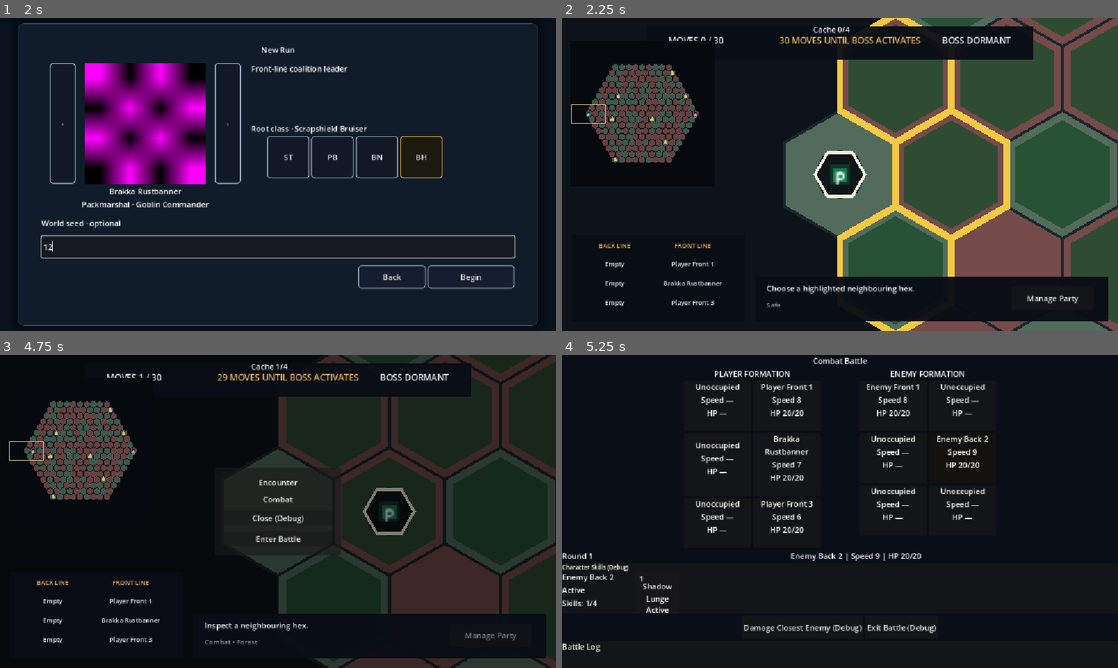
Above: before the commit, frames 1-4 (two rows, left to right).
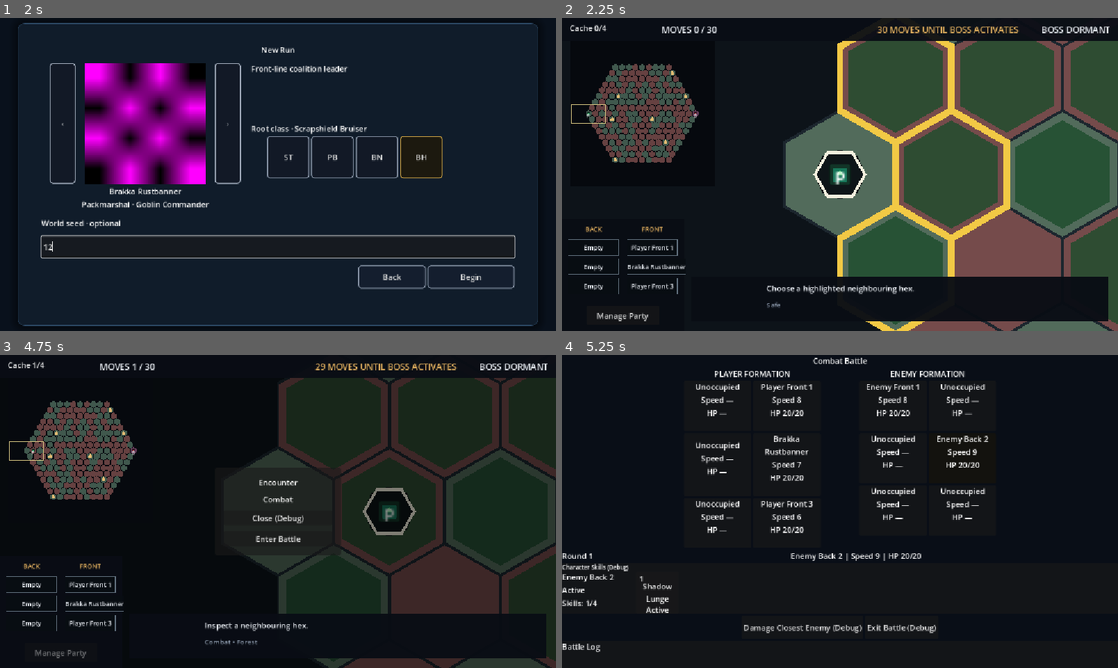
Above: after the commit, the same moments.

Repository: Poostaq/two-dimensional-experiment
Game: Godot game, scene res://Scenes/world_run_start.tscn
The game is run twice, just before and just after one commit, with the same random seed, the same clock (stepped at 60 frames per second) and the same inputs. The engine's default icon, where the game draws it, is replaced by a stand-in: a white triangle on a blue panel in a dark square.
Inputs (mouse positions are in pixels of both pictures, inside the frame that each line leads up to):
- Up to frame 1 (2 s): click "START NEW RUN" at 0.5 s; click (278, 246) at 1.27 s; type "12" at 1.35 s
- Up to frame 2 (2.25 s): click "Begin" at 2 s
- Up to frame 3 (4.75 s): click "Manage Party" at 2.75 s; click "Return to Map" at 3.5 s; tap Enter at 4.25, 4.35 s; move the mouse to (400, 495) at 4.27 s; hold Right from 4.28 s (still down); click (400, 495) at 4.42 s; tap Space at 4.52 s
- Up to frame 4 (5.25 s): release Right at 5 s; click "Enter Battle" at 5 s

Frame 1 is identical in both runs. In frame 2, 6.3% of the frame differs, in the area x 1-100%, y 0-97%; in frame 3, 6.1%; in frame 4, nothing differs.

Commit message:
feat: refresh world map HUD layout

Diff:
--- a/Scenes/world_map_hud.tscn
+++ b/Scenes/world_map_hud.tscn
@@ -1,6 +1,54 @@
 [gd_scene format=3 uid="uid://cs1abrmsf7038"]
 
 [ext_resource type="Script" uid="uid://bafv0exjvtm8l" path="res://Scripts/UI/world_map_hud.gd" id="1_i3n5l"]
+
+[sub_resource type="StyleBoxFlat" id="StyleBoxFlat_i3n5l"]
+bg_color = Color(0.03, 0.05, 0.07, 0.9)
+border_width_left = 1
+border_width_top = 1
+border_width_right = 1
+border_width_bottom = 1
+border_color = Color(0.38, 0.44, 0.49, 1)
+
+[sub_resource type="StyleBoxFlat" id="StyleBoxFlat_8iwto"]
+bg_color = Color(0.03, 0.05, 0.07, 0.9)
+border_width_left = 1
+border_width_top = 1
+border_width_right = 1
+border_width_bottom = 1
+border_color = Color(0.38, 0.44, 0.49, 1)
+
+[sub_resource type="StyleBoxFlat" id="StyleBoxFlat_m3217"]
+bg_color = Color(0.03, 0.05, 0.07, 0.9)
+border_width_left = 1
+border_width_top = 1
+border_width_right = 1
+border_width_bottom = 1
+border_color = Color(0.38, 0.44, 0.49, 1)
+
+[sub_resource type="StyleBoxFlat" id="StyleBoxFlat_judgv"]
+bg_color = Color(0.03, 0.05, 0.07, 0.9)
+border_width_left = 1
+border_width_top = 1
+border_width_right = 1
+border_width_bottom = 1
+border_color = Color(0.38, 0.44, 0.49, 1)
+
+[sub_resource type="StyleBoxFlat" id="StyleBoxFlat_5c2tc"]
+bg_color = Color(0.03, 0.05, 0.07, 0.9)
+border_width_left = 1
+border_width_top = 1
+border_width_right = 1
+border_width_bottom = 1
+border_color = Color(0.38, 0.44, 0.49, 1)
+
+[sub_resource type="StyleBoxFlat" id="StyleBoxFlat_b32lb"]
+bg_color = Color(0.03, 0.05, 0.07, 0.9)
+border_width_left = 1
+border_width_top = 1
+border_width_right = 1
+border_width_bottom = 1
+border_color = Color(0.38, 0.44, 0.49, 1)
 
 [node name="WorldMapHud" type="Control" unique_id=1281155808]
 custom_minimum_size = Vector2(1152, 648)
@@ -13,20 +61,18 @@
 
 [node name="TopBar" type="ColorRect" parent="." unique_id=1845964855]
 layout_mode = 0
-offset_left = 176.0
-offset_top = 16.0
-offset_right = 976.0
-offset_bottom = 86.0
+anchor_right = 1.0
+offset_bottom = 48.0
 mouse_filter = 2
 color = Color(0.035, 0.05, 0.08, 0.94)
 
 [node name="MoveCountLabel" type="Label" parent="." unique_id=1394513421]
 unique_name_in_owner = true
 layout_mode = 0
-offset_left = 220.0
-offset_top = 30.0
-offset_right = 440.0
-offset_bottom = 62.0
+offset_left = 206.0
+offset_top = 8.0
+offset_right = 406.0
+offset_bottom = 40.0
 theme_override_colors/font_color = Color(0.92941177, 0.94509804, 0.96862745, 1)
 theme_override_font_sizes/font_size = 18
 text = "MOVES 0 / 30"
@@ -35,10 +81,12 @@
 [node name="RemainingLabel" type="Label" parent="." unique_id=1216186221]
 unique_name_in_owner = true
 layout_mode = 0
-offset_left = 450.0
-offset_top = 30.0
-offset_right = 730.0
-offset_bottom = 62.0
+anchor_left = 1.0
+anchor_right = 1.0
+offset_left = -499.0
+offset_top = 8.0
+offset_right = -206.0
+offset_bottom = 40.0
 theme_override_colors/font_color = Color(0.89411765, 0.69411767, 0.37254903, 1)
 theme_override_font_sizes/font_size = 18
 text = "30 MOVES UNTIL BOSS ACTIVATES"
@@ -48,10 +96,12 @@
 [node name="BossStateLabel" type="Label" parent="." unique_id=359263425]
 unique_name_in_owner = true
 layout_mode = 0
-offset_left = 750.0
-offset_top = 30.0
-offset_right = 930.0
-offset_bottom = 62.0
+anchor_left = 1.0
+anchor_right = 1.0
+offset_left = -196.0
+offset_top = 8.0
+offset_right = -16.0
+offset_bottom = 40.0
 theme_override_colors/font_color = Color(0.92941177, 0.94509804, 0.96862745, 1)
 theme_override_font_sizes/font_size = 18
 text = "BOSS DORMANT"
@@ -60,118 +110,133 @@
 
 [node name="FormationPanel" type="ColorRect" parent="." unique_id=701097960]
 layout_mode = 0
-offset_left = 20.0
-offset_top = 450.0
-offset_right = 380.0
-offset_bottom = 628.0
+anchor_top = 1.0
+anchor_bottom = 1.0
+offset_top = -232.0
+offset_right = 252.0
 mouse_filter = 2
 color = Color(0.035, 0.05, 0.08, 0.96)
 
-[node name="BackLineLabel" type="Label" parent="." unique_id=303085498]
-unique_name_in_owner = true
-layout_mode = 0
-offset_left = 38.0
-offset_top = 462.0
-offset_right = 180.0
-offset_bottom = 486.0
+[node name="BackLineLabel" type="Label" parent="FormationPanel" unique_id=303085498]
+unique_name_in_owner = true
+layout_mode = 0
+offset_left = 12.0
+offset_top = 12.0
+offset_right = 118.0
+offset_bottom = 36.0
 theme_override_colors/font_color = Color(0.89411765, 0.69411767, 0.37254903, 1)
 theme_override_font_sizes/font_size = 13
-text = "BACK LINE"
-horizontal_alignment = 1
-
-[node name="FrontLineLabel" type="Label" parent="." unique_id=1230947819]
-unique_name_in_owner = true
-layout_mode = 0
-offset_left = 200.0
-offset_top = 462.0
-offset_right = 342.0
-offset_bottom = 486.0
+text = "BACK"
+horizontal_alignment = 1
+
+[node name="FrontLineLabel" type="Label" parent="FormationPanel" unique_id=1230947819]
+unique_name_in_owner = true
+layout_mode = 0
+offset_left = 134.0
+offset_top = 12.0
+offset_right = 240.0
+offset_bottom = 36.0
 theme_override_colors/font_color = Color(0.89411765, 0.69411767, 0.37254903, 1)
 theme_override_font_sizes/font_size = 13
-text = "FRONT LINE"
-horizontal_alignment = 1
-
-[node name="BackSlot0" type="Label" parent="." unique_id=733662818]
-unique_name_in_owner = true
-layout_mode = 0
-offset_left = 38.0
-offset_top = 492.0
-offset_right = 180.0
-offset_bottom = 526.0
-theme_override_colors/font_color = Color(0.92941177, 0.94509804, 0.96862745, 1)
-theme_override_font_sizes/font_size = 13
-text = "Empty"
-horizontal_alignment = 1
-vertical_alignment = 1
-
-[node name="BackSlot1" type="Label" parent="." unique_id=2126783333]
-unique_name_in_owner = true
-layout_mode = 0
-offset_left = 38.0
-offset_top = 532.0
-offset_right = 180.0
-offset_bottom = 566.0
-theme_override_colors/font_color = Color(0.92941177, 0.94509804, 0.96862745, 1)
-theme_override_font_sizes/font_size = 13
-text = "Empty"
-horizontal_alignment = 1
-vertical_alignment = 1
-
-[node name="BackSlot2" type="Label" parent="." unique_id=860522246]
-unique_name_in_owner = true
-layout_mode = 0
-offset_left = 38.0
-offset_top = 572.0
-offset_right = 180.0
-offset_bottom = 606.0
-theme_override_colors/font_color = Color(0.92941177, 0.94509804, 0.96862745, 1)
-theme_override_font_sizes/font_size = 13
-text = "Empty"
-horizontal_alignment = 1
-vertical_alignment = 1
-
-[node name="FrontSlot0" type="Label" parent="." unique_id=930114738]
-unique_name_in_owner = true
-layout_mode = 0
-offset_left = 200.0
-offset_top = 492.0
-offset_right = 342.0
-offset_bottom = 526.0
-theme_override_colors/font_color = Color(0.92941177, 0.94509804, 0.96862745, 1)
-theme_override_font_sizes/font_size = 13
-text = "Empty"
-horizontal_alignment = 1
-vertical_alignment = 1
-
-[node name="FrontSlot1" type="Label" parent="." unique_id=179321153]
-unique_name_in_owner = true
-layout_mode = 0
-offset_left = 200.0
-offset_top = 532.0
-offset_right = 342.0
-offset_bottom = 566.0
-theme_override_colors/font_color = Color(0.92941177, 0.94509804, 0.96862745, 1)
-theme_override_font_sizes/font_size = 13
-text = "Empty"
-horizontal_alignment = 1
-vertical_alignment = 1
-
-[node name="FrontSlot2" type="Label" parent="." unique_id=683978543]
-unique_name_in_owner = true
-layout_mode = 0
-offset_left = 200.0
-offset_top = 572.0
-offset_right = 342.0
-offset_bottom = 606.0
-theme_override_colors/font_color = Color(0.92941177, 0.94509804, 0.96862745, 1)
-theme_override_font_sizes/font_size = 13
-text = "Empty"
-horizontal_alignment = 1
-vertical_alignment = 1
+text = "FRONT"
+horizontal_alignment = 1
+
+[node name="BackSlot0" type="Label" parent="FormationPanel" unique_id=733662818]
+unique_name_in_owner = true
+layout_mode = 0
+offset_left = 12.0
+offset_top = 42.0
+offset_right = 118.0
+offset_bottom = 76.0
+theme_override_colors/font_color = Color(0.92941177, 0.94509804, 0.96862745, 1)
+theme_override_font_sizes/font_size = 13
+theme_override_styles/normal = SubResource("StyleBoxFlat_i3n5l")
+text = "Empty"
+horizontal_alignment = 1
+vertical_alignment = 1
+
+[node name="BackSlot1" type="Label" parent="FormationPanel" unique_id=2126783333]
+unique_name_in_owner = true
+layout_mode = 0
+offset_left = 12.0
+offset_top = 82.0
+offset_right = 118.0
+offset_bottom = 116.0
+theme_override_colors/font_color = Color(0.92941177, 0.94509804, 0.96862745, 1)
+theme_override_font_sizes/font_size = 13
+theme_override_styles/normal = SubResource("StyleBoxFlat_8iwto")
+text = "Empty"
+horizontal_alignment = 1
+vertical_alignment = 1
+
+[node name="BackSlot2" type="Label" parent="FormationPanel" unique_id=860522246]
+unique_name_in_owner = true
+layout_mode = 0
+offset_left = 12.0
+offset_top = 122.0
+offset_right = 118.0
+offset_bottom = 156.0
+theme_override_colors/font_color = Color(0.92941177, 0.94509804, 0.96862745, 1)
+theme_override_font_sizes/font_size = 13
+theme_override_styles/normal = SubResource("StyleBoxFlat_m3217")
+text = "Empty"
+horizontal_alignment = 1
+vertical_alignment = 1
+
+[node name="FrontSlot0" type="Label" parent="FormationPanel" unique_id=930114738]
+unique_name_in_owner = true
+layout_mode = 0
+offset_left = 134.0
+offset_top = 42.0
+offset_right = 240.0
+offset_bottom = 76.0
+theme_override_colors/font_color = Color(0.92941177, 0.94509804, 0.96862745, 1)
+theme_override_font_sizes/font_size = 13
+theme_override_styles/normal = SubResource("StyleBoxFlat_judgv")
+text = "Empty"
+horizontal_alignment = 1
+vertical_alignment = 1
+
+[node name="FrontSlot1" type="Label" parent="FormationPanel" unique_id=179321153]
+unique_name_in_owner = true
+layout_mode = 0
+offset_left = 134.0
+offset_top = 82.0
+offset_right = 240.0
+offset_bottom = 116.0
+theme_override_colors/font_color = Color(0.92941177, 0.94509804, 0.96862745, 1)
+theme_override_font_sizes/font_size = 13
+theme_override_styles/normal = SubResource("StyleBoxFlat_5c2tc")
+text = "Empty"
+horizontal_alignment = 1
+vertical_alignment = 1
+
+[node name="FrontSlot2" type="Label" parent="FormationPanel" unique_id=683978543]
+unique_name_in_owner = true
+layout_mode = 0
+offset_left = 134.0
+offset_top = 122.0
+offset_right = 240.0
+offset_bottom = 156.0
+theme_override_colors/font_color = Color(0.92941177, 0.94509804, 0.96862745, 1)
+theme_override_font_sizes/font_size = 13
+theme_override_styles/normal = SubResource("StyleBoxFlat_b32lb")
+text = "Empty"
+horizontal_alignment = 1
+vertical_alignment = 1
+
+[node name="ManagePartyButton" type="Button" parent="FormationPanel" unique_id=184575882]
+unique_name_in_owner = true
+layout_mode = 0
+offset_left = 51.0
+offset_top = 180.0
+offset_right = 201.0
+offset_bottom = 220.0
+text = "Manage Party"
 
 [node name="ContextBar" type="ColorRect" parent="." unique_id=413926584]
 layout_mode = 0
-offset_left = 400.0
+offset_left = 268.0
 offset_top = 536.0
 offset_right = 1132.0
 offset_bottom = 628.0
@@ -200,21 +265,12 @@
 theme_override_font_sizes/font_size = 14
 text = "Safe"
 
-[node name="ManagePartyButton" type="Button" parent="." unique_id=184575882]
-unique_name_in_owner = true
-layout_mode = 0
-offset_left = 932.0
-offset_top = 556.0
-offset_right = 1102.0
-offset_bottom = 604.0
-text = "Manage Party"
-
 [node name="CacheStatusLabel" type="Label" parent="." unique_id=1391572355]
 unique_name_in_owner = true
 visible = false
 layout_mode = 0
-offset_left = 520.0
-offset_top = 12.0
-offset_right = 700.0
-offset_bottom = 42.0
+offset_left = 16.0
+offset_top = 9.0
+offset_right = 196.0
+offset_bottom = 39.0
 text = "Cache 0/4"
